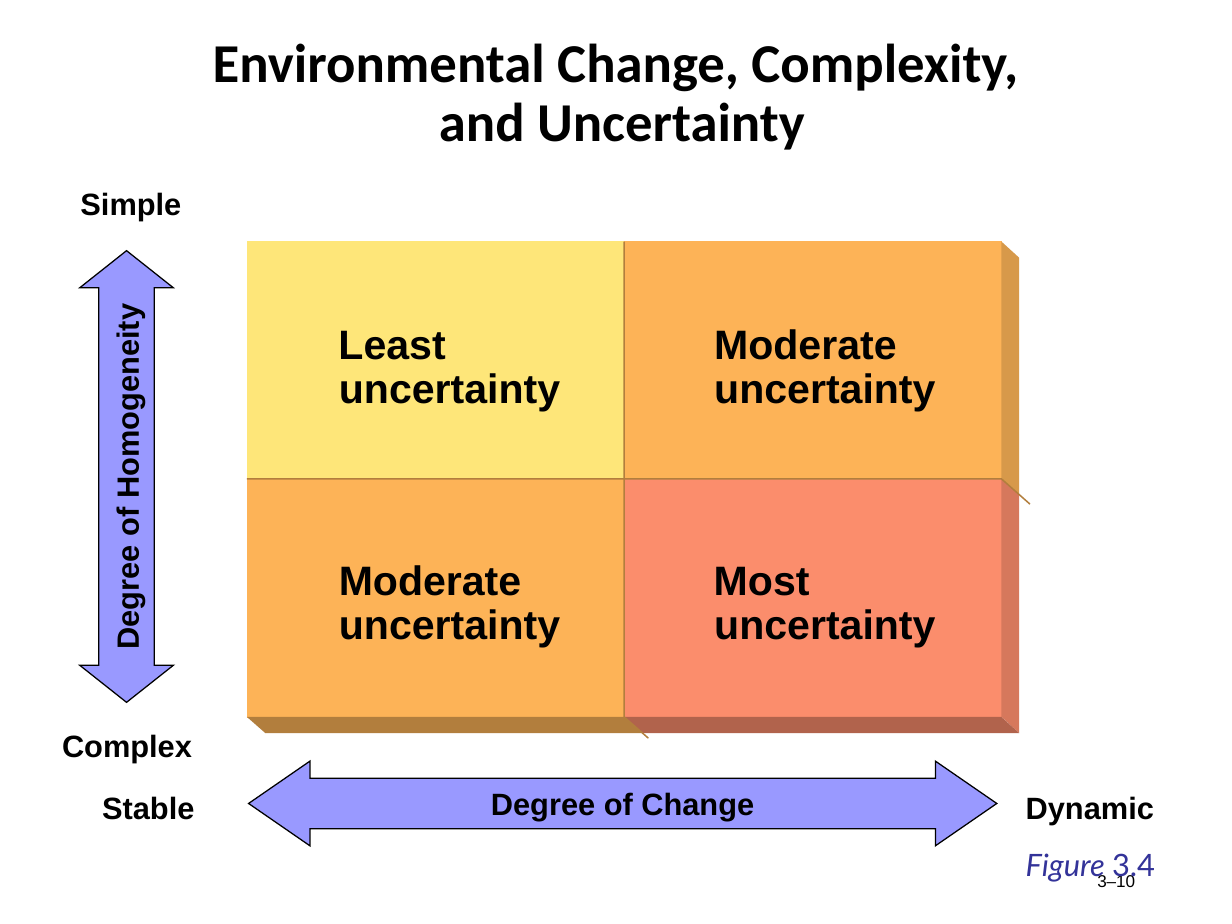
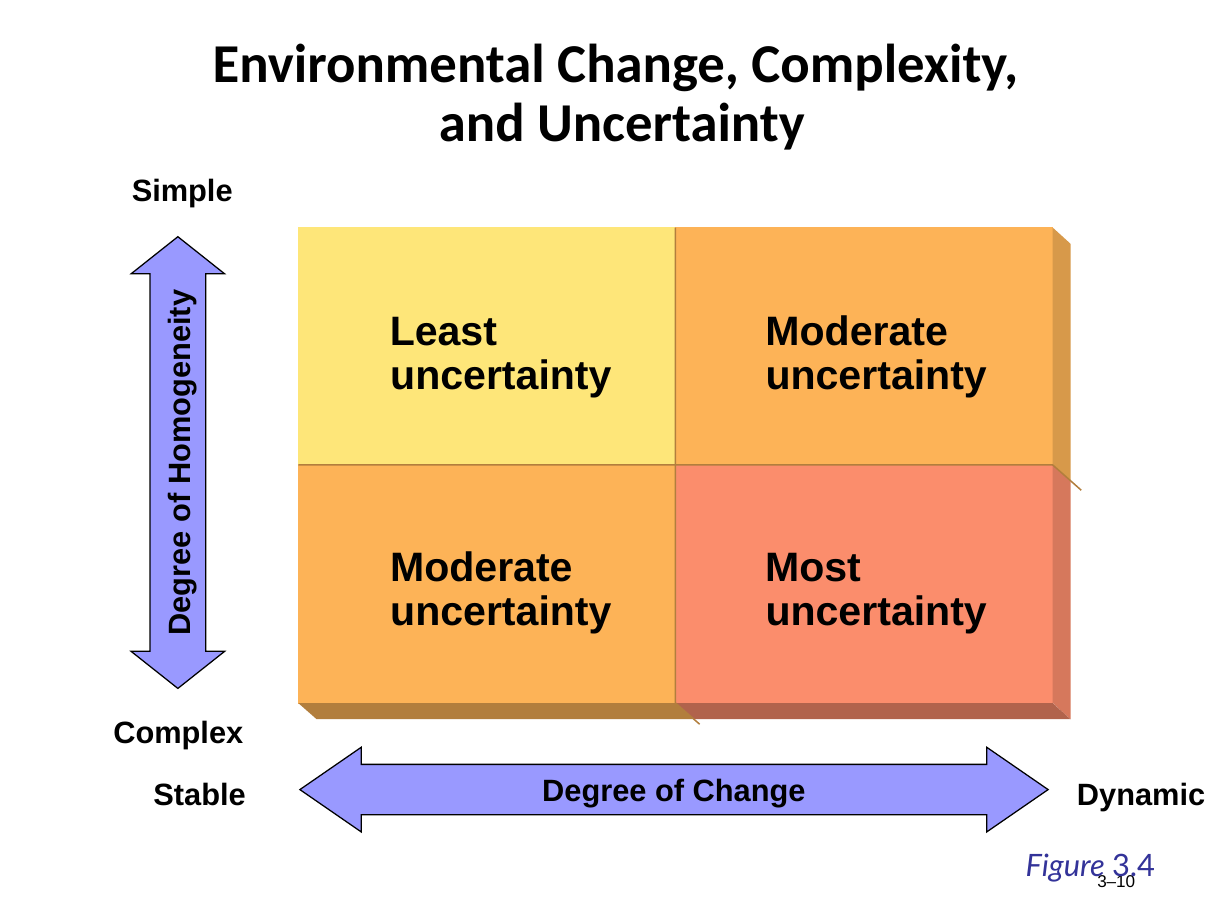
Before and after one commit to AbdullahRFA/3_2_ALL_Resources, a slide deck: slide 10 of Management & Accounting /Management/Chapter-3 (MGT).ppt. Drawn at 1232x924 pixels with LibreOffice and Linux fonts; fonts in the diff are those of the drawing. Boxes give left, top, right and bottom in pixels: in the first picture for what was removed or moved away, otherwise in the second. Text is boxed around its words. In the diff, an @@ line names an element or a change of style, - is before the commit and + after.

```diff
--- a/Management & Accounting /Management/Chapter-3 (MGT).ppt
+++ b/Management & Accounting /Management/Chapter-3 (MGT).ppt
@@ 12 texts, 6 freeform shapes, 4 rectangles, 2 left right arrows moved together from (x1=62, y1=192, x2=1154, y2=846) to (x1=113, y1=178, x2=1205, y2=833) @@
```
Also in this commit, not shown: 3 other slides changed, 5 other files.
